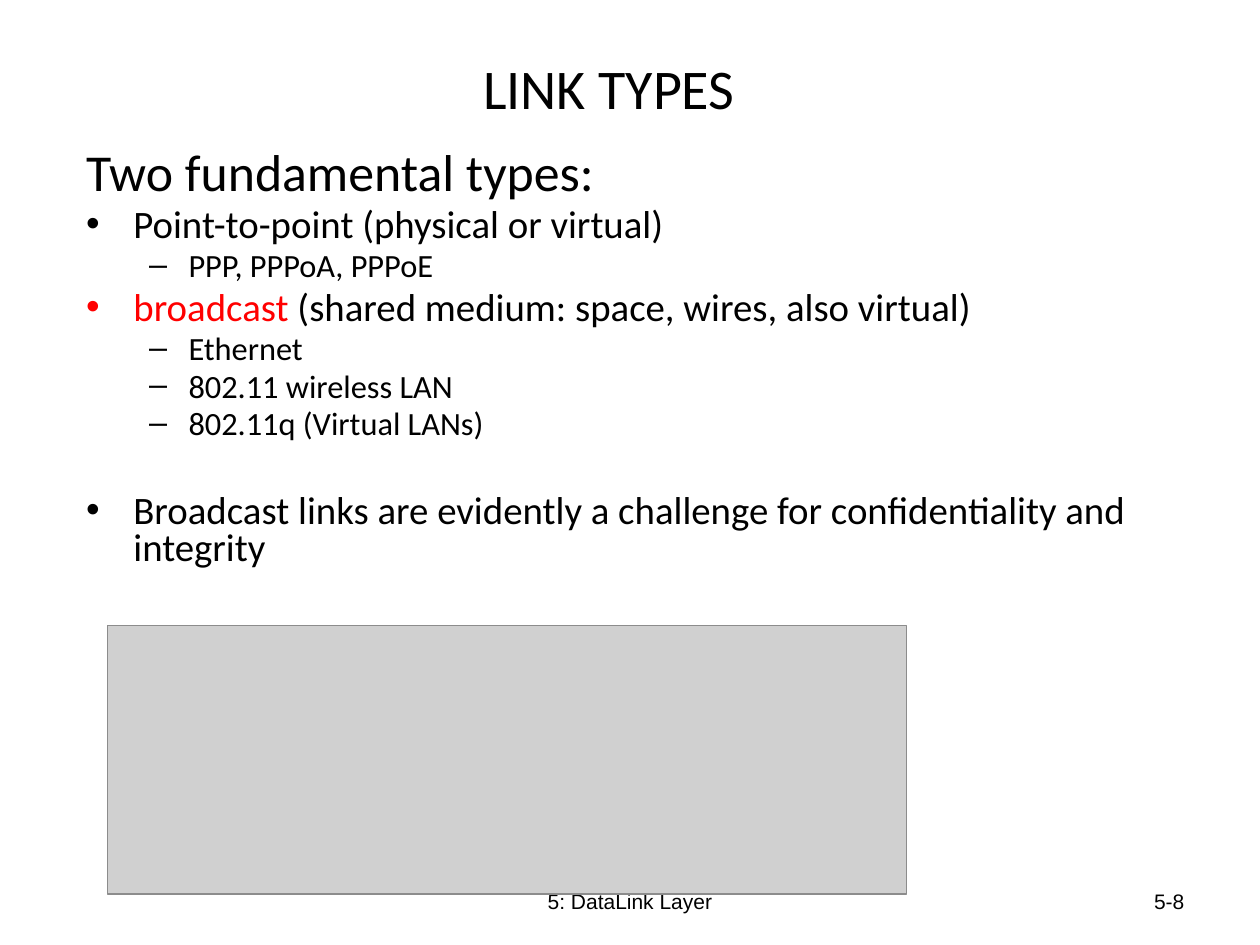
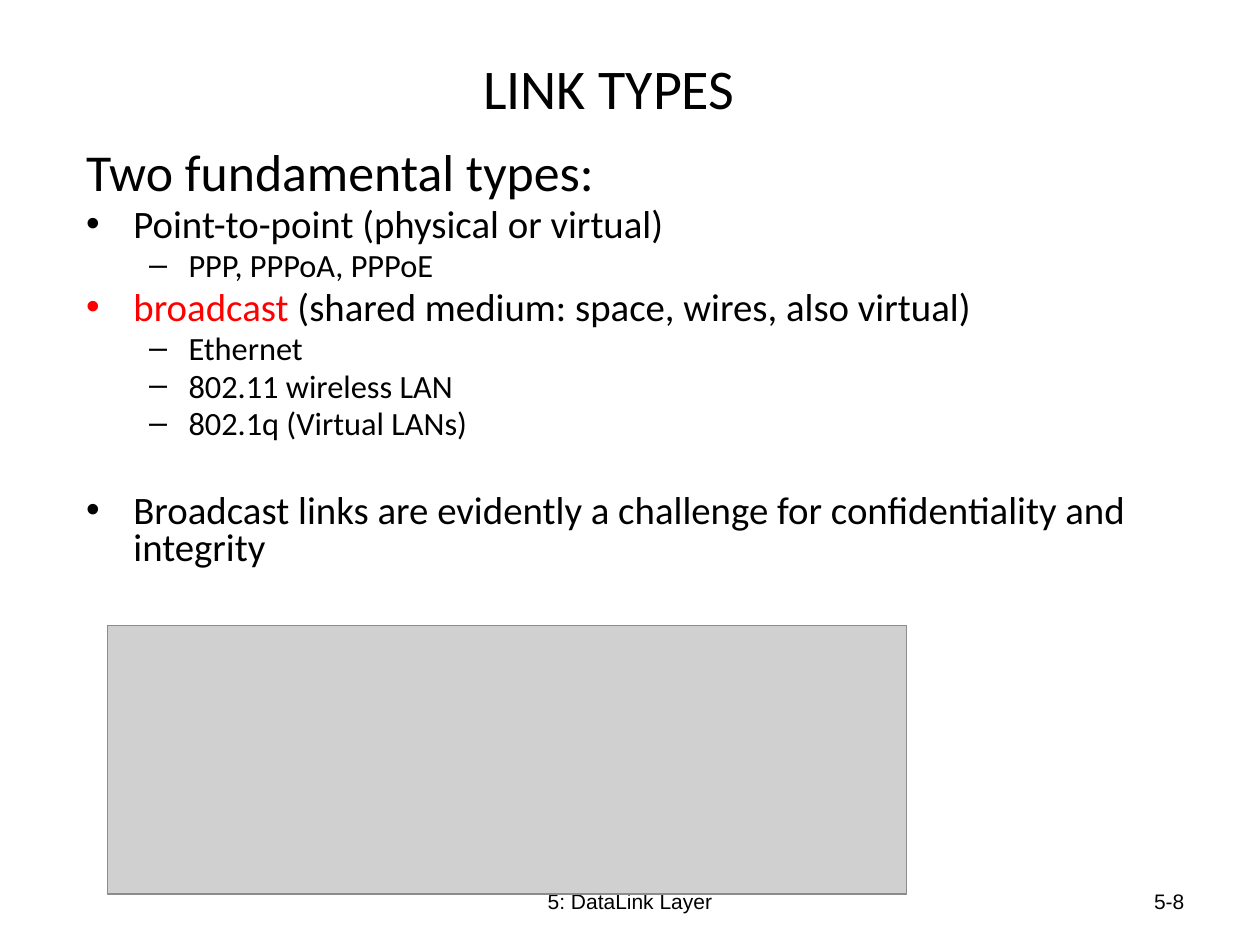
Before and after one commit to DeMaCS-UNICAL/NetworkSecurity, a slide deck: slide 8 of slides/LAYER2-ISSUES.pptx. Drawn at 1260x945 pixels with LibreOffice and Linux fonts; fonts in the diff are those of the drawing; grey boxes stand for pictures. Boxes give left, top, right and bottom in pixels: in the first picture for what was removed or moved away, otherwise in the second. Text is boxed around its words. In the diff, an @@ line names an element or a change of style, - is before the commit and + after.

```diff
--- a/slides/LAYER2-ISSUES.pptx
+++ b/slides/LAYER2-ISSUES.pptx
@@ text at box(189, 411, 467, 441): text changed @@
-  – 802.11q (Virtual LANs)
+  – 802.1q (Virtual LANs)
```
Also in this commit, not shown: 2 other slides changed, 1 slide added.
